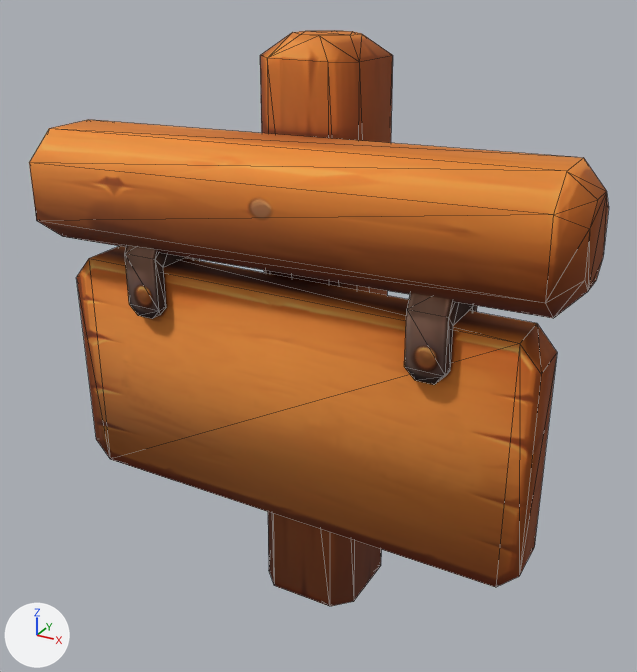
An edit to the glTF model assets/models/owner.glb, drawn before and after from the same camera.
One viewpoint serves both versions: a 50 mm camera at (0.25, 0.82, 2.1) aimed at (-0.98, 3.06, 0.98). Every picture has the same lights, and +X, +Y and +Z are marked at lower left. The older version comes first. Mesh edges are drawn as thin lines. Objects named as collision shapes, trigger or cutter boxes, shadow casters or lower levels of detail are left out. Vertices at exactly the same position are counted once.

Objects in the first picture: 'owner'.
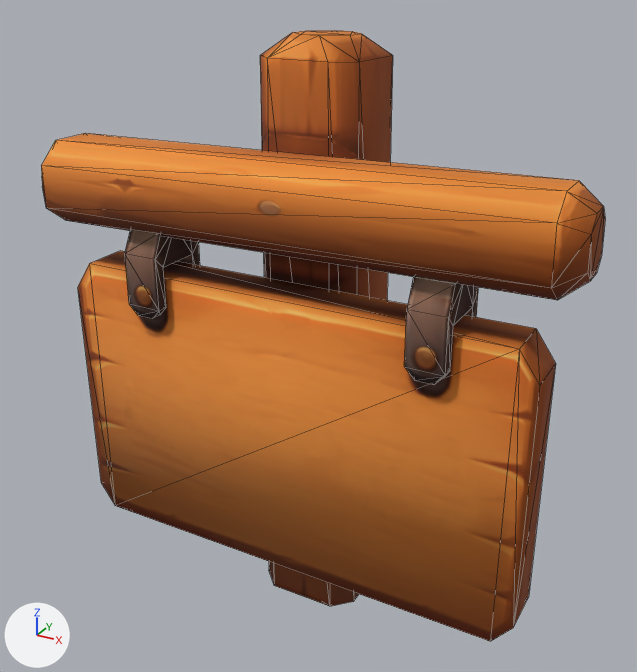
The newer file is also turned or shifted as a whole; pictures and numbers use the older file's frame.

Changed parts and their boxes (x1, y1, x2, y2) in the pictures (637 x 672 px; the box of a moved part takes in the faces that stretch with it):
'owner', reshaped (6% taller)
    before: (29, 31, 609, 606)
    after: (41, 31, 605, 641)
part 1 of me_tripo_mesh_8de5d926_5914_4857_952d_db7e8568ba78, moved or reshaped
    before: (76, 246, 557, 587)
    after: (78, 251, 556, 641)
part 2 of me_tripo_mesh_8de5d926_5914_4857_952d_db7e8568ba78, moved or reshaped
    before: (29, 120, 609, 318)
    after: (41, 133, 605, 300)

What the commit changed:
me_tripo_mesh_8de5d926_5914_4857_952d_db7e8568ba78 is used by ob_owner; location (-1.0, 2.745, 0.0).
me_tripo_mesh_8de5d926_5914_4857_952d_db7e8568ba78 had 132 vertices, 236 faces and spanned x -0.86..0.86, y -0.02..0.59, z 0.0..1.88.
me_tripo_mesh_8de5d926_5914_4857_952d_db7e8568ba78 now has 132 vertices, 236 faces and spans x -0.86..0.86, y 0.02..0.59, z 0.0..1.88.
me_tripo_mesh_8de5d926_5914_4857_952d_db7e8568ba78 part 1: the loose piece of 16 vertices spanning x -0.76..0.78, y 0.09..0.24, z 0.44..1.2 is scaled about its middle by (1, 1, 1.24), then moved by (0.0, 0.0, -0.11).
me_tripo_mesh_8de5d926_5914_4857_952d_db7e8568ba78 part 2: the loose piece of 32 vertices spanning x -0.86..0.86, y -0.02..0.34, z 1.25..1.64 is scaled about its middle by (1, 0.744, 0.744).
